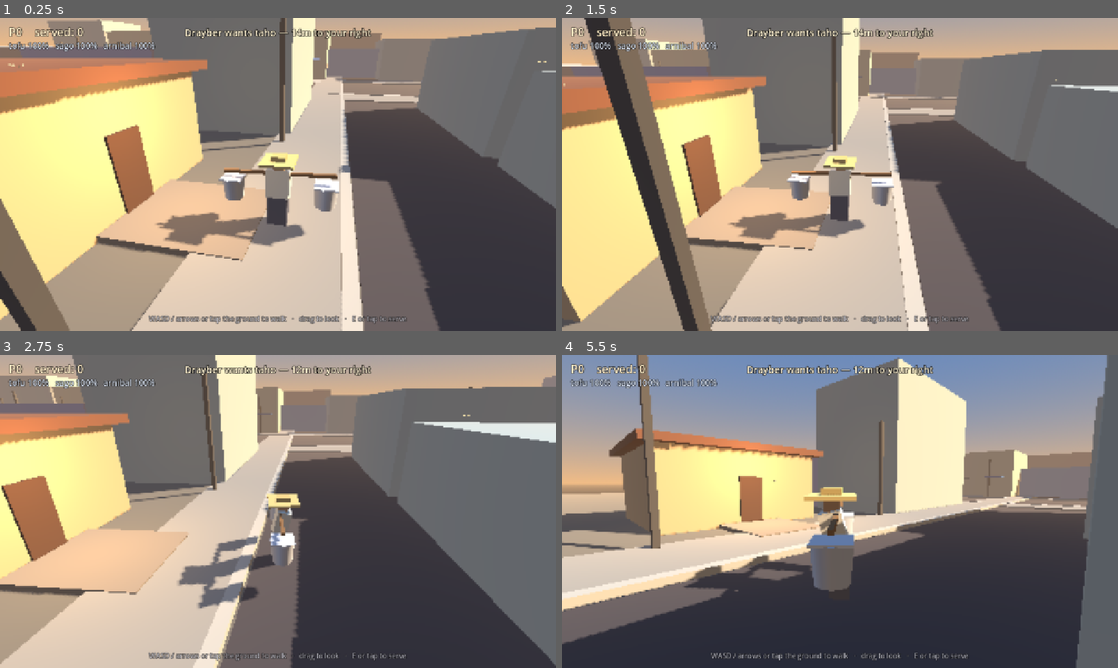
Above: before the commit, frames 1-4 (two rows, left to right).
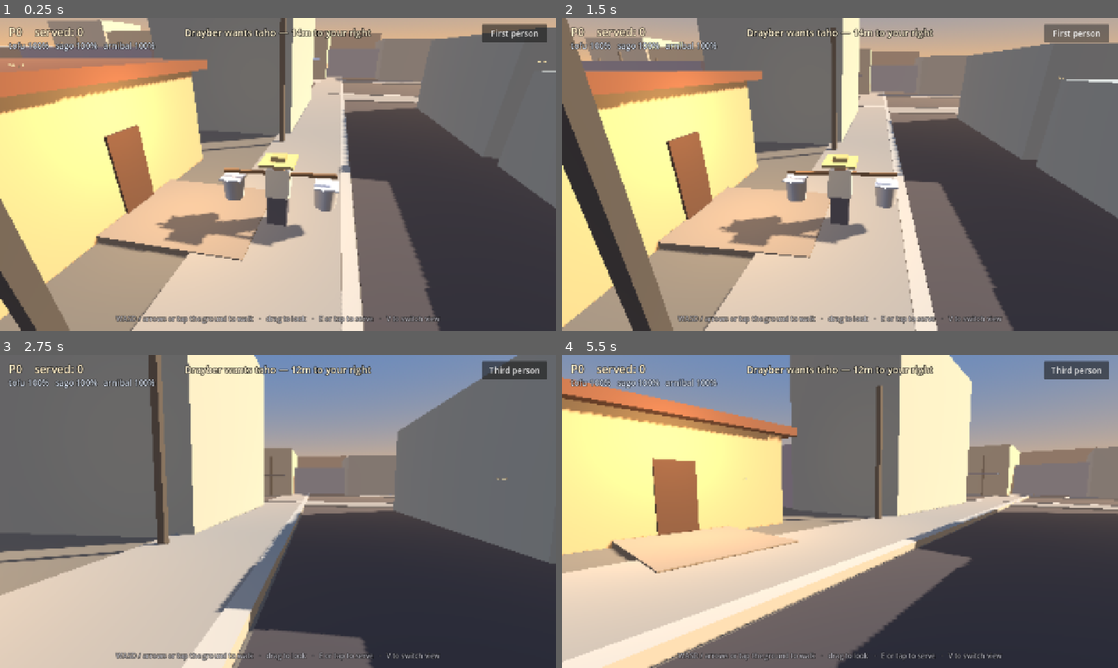
Above: after the commit, the same moments.

Repository: StanleighMorales/taho-simulator
Game: Godot game, scene res://scenes/main.tscn
Two runs of this game, one before a commit and one after it. Both use one fixed random seed, a clock stepped at 60 frames per second and the inputs below.
Inputs (mouse positions are in pixels of both pictures, inside the frame that each line leads up to):
- Up to frame 1 (0.25 s): no input
- Up to frame 2 (1.5 s): click (1079, 33) at 0.5 s, where only the run after the commit has a clickable "First person"; click (1079, 33) at 1.25 s, where only the run after the commit has a clickable "Third person"
- Up to frame 3 (2.75 s): tap Enter at 2 s; move the mouse to (400, 495) at 2.02 s; hold D (walk_right) from 2.03 s (still down); hold E (interact) from 2.03 s (still down); click (400, 495) at 2.17 s; tap V (toggle_view, bound only after the commit) at 2.3 s
- Up to frame 4 (5.5 s): release D (walk_right) at 2.75 s; release E (interact) at 2.75 s; tap Enter every 0.75 s from 2.75 to 5 s; drag from (728, 527) to (812, 574) at 2.77 s; move the mouse to (895, 442) at 3.52 s; hold D (walk_right) 3.53-4.25 s; hold E (interact) 3.53-4.25 s; click (895, 442) at 3.67 s; tap V (toggle_view, bound only after the commit) at 3.8, 5.3 s; drag from (812, 574) to (673, 464) at 4.27 s; move the mouse to (1006, 558) at 5.02 s; hold A (walk_left) from 5.03 s (still down); hold E (interact) from 5.03 s (still down); click (1006, 558) at 5.17 s

The runs differ from the first frame. In frame 1, 1.3% of the frame differs, in the area x 20-99%, y 1-98%; in frame 2, 27%; in frame 3, 52%; in frame 4, 53%, in the area x 0-100%, y 0-100%.

Commit message:
Let Lolo Ben look through his own eyes
V, or the button in the top right for phones, swaps the follow camera
for first person. The eyes sit at 1.5m under the hat brim and bob with
the walk, since the rig's bob is already there to borrow.

Nothing else about walking changes: drag to look, keys walk where you
face, tap the ground to walk there. The same yaw and pitch drive both
cameras, so switching keeps the heading. The tilt resets, though,
because a good orbit angle stares at the pavement from his eyes, and
first person gets more room to look up and down.

His body switches to shadow-only rather than hidden, so it is out of the
way of the camera but still throws a shadow. The button never takes
focus, so Space still serves. The serving view keeps its own camera.

Tests: 30 town assertions (3 new, on the eye position and the body
getting out of the way and back).

Diff:
--- a/project.godot
+++ b/project.godot
@@ -58,6 +58,11 @@
 , Object(InputEventKey,"resource_local_to_scene":false,"resource_name":"","device":-1,"window_id":0,"alt_pressed":false …(181 unchanged characters)…
 ]
 }
+toggle_view={
+"deadzone": 0.2,
+"events": [Object(InputEventKey,"resource_local_to_scene":false,"resource_name":"","device":-1,"window_id":0,"alt_pressed":false,"shift_pressed":false,"ctrl_pressed":false,"meta_pressed":false,"pressed":false,"keycode":0,"physical_keycode":86,"key_label":0,"unicode":0,"location":0,"echo":false,"script":null)
+]
+}
 
 [physics]
 
--- a/scenes/main.gd
+++ b/scenes/main.gd
@@ -33,6 +33,7 @@
 @onready var _compass: Label = $HUD/Compass
 @onready var _toast: Label = $HUD/Toast
 @onready var _controls: Label = $HUD/Controls
+@onready var _view: Button = $HUD/View
 
 var _town_env: WorldEnvironment
 var _serve_env: WorldEnvironment
@@ -54,7 +55,9 @@
 	_serve_environment = _serve_env.environment
 	_serve_env.environment = null
 
-	_controls.text = "WASD / arrows or tap the ground to walk   ·   drag to look   ·   E or tap to serve"
+	# The button is the phone's way to switch view; `V` is the keyboard's.
+	_view.pressed.connect(_player.toggle_view)
+	_controls.text = "WASD / arrows or tap the ground to walk   ·   drag to look   ·   E or tap to serve   ·   V to switch view"
 	for i in WAITING:
 		_spawn_customer()
 	_refresh_hud()
@@ -80,6 +83,7 @@
 		_respawn_t = 0.0
 
 	_target = _nearest_waiting(3.4)
+	_view.text = "Third person" if _player.first_person else "First person"
 	_refresh_prompt()
 	_refresh_compass()
 
--- a/scenes/main.tscn
+++ b/scenes/main.tscn
@@ -88,12 +88,25 @@
 anchor_top = 1.0
 anchor_right = 0.5
 anchor_bottom = 1.0
-offset_left = -420.0
+offset_left = -540.0
 offset_top = -40.0
-offset_right = 420.0
+offset_right = 540.0
 offset_bottom = -12.0
 theme_override_colors/font_color = Color(0.82, 0.82, 0.86, 0.75)
 theme_override_colors/font_outline_color = Color(0, 0, 0, 0.6)
 theme_override_constants/outline_size = 5
 theme_override_font_sizes/font_size = 16
 horizontal_alignment = 1
+
+[node name="View" type="Button" parent="HUD"]
+anchors_preset = 1
+anchor_left = 1.0
+anchor_right = 1.0
+offset_left = -170.0
+offset_top = 14.0
+offset_right = -20.0
+offset_bottom = 56.0
+grow_horizontal = 0
+focus_mode = 0
+theme_override_font_sizes/font_size = 19
+text = "First person"
--- a/scenes/player/player.gd
+++ b/scenes/player/player.gd
@@ -7,6 +7,9 @@
 ## there. A drag orbits the camera, a tap walks — separated by a small pixel
 ## threshold, so neither gesture steals the other.
 ##
+## `V` (or the HUD button) swaps the follow camera for Lolo Ben's own eyes.
+## Everything else stays the same: drag to look, keys walk where you face.
+##
 ## The physics is a capsule against walls, nothing more. No ragdoll, no
 ## slopes worth the name.
 
@@ -24,6 +27,12 @@
 const CAM_FOCUS := 1.35
 const PITCH_MIN := -46.0
 const PITCH_MAX := -6.0
+
+## First person: eyes just under the hat brim, and more room to look up and
+## down than the orbit has.
+const EYE_HEIGHT := 1.5
+const FP_PITCH_MIN := -70.0
+const FP_PITCH_MAX := 60.0
 
 ## True while the serving view has the screen; the player stands still and
 ## ignores input without having to be removed from the tree.
@@ -42,6 +51,7 @@
 var _drag_moved := 0.0
 var _bob := 0.0
 var _distance := CAM_DISTANCE
+var first_person := false
 
 @onready var _camera: Camera3D = $Camera3D
 @onready var _rig: Node3D = $Rig
@@ -58,6 +68,17 @@
 
 func camera() -> Camera3D:
 	return _camera
+
+
+## Swap between the follow camera and his own eyes. The heading carries over;
+## the tilt starts fresh, because a good orbit angle stares at the pavement
+## from his eyes. His body stays for its shadow, but out of the way of them.
+func toggle_view() -> void:
+	first_person = not first_person
+	_pitch = -6.0 if first_person else -22.0
+	for mesh in _rig.get_children():
+		mesh.cast_shadow = GeometryInstance3D.SHADOW_CASTING_SETTING_SHADOWS_ONLY \
+			if first_person else GeometryInstance3D.SHADOW_CASTING_SETTING_ON
 
 
 func _physics_process(delta: float) -> void:
@@ -117,6 +138,10 @@
 
 	if event.is_action_pressed("interact"):
 		interact_pressed.emit()
+		return
+
+	if event.is_action_pressed("toggle_view"):
+		toggle_view()
 		return
 
 	if event is InputEventMouseButton and event.button_index == MOUSE_BUTTON_LEFT:
@@ -132,7 +157,9 @@
 		_drag_moved += event.relative.length()
 		if _drag_moved > TAP_SLOP:
 			_yaw -= event.relative.x * 0.25
-			_pitch = clampf(_pitch - event.relative.y * 0.15, PITCH_MIN, PITCH_MAX)
+			var lo := FP_PITCH_MIN if first_person else PITCH_MIN
+			var hi := FP_PITCH_MAX if first_person else PITCH_MAX
+			_pitch = clampf(_pitch - event.relative.y * 0.15, lo, hi)
 	elif event is InputEventMouseButton and event.pressed:
 		var zoom := 0.0
 		if event.button_index == MOUSE_BUTTON_WHEEL_UP:
@@ -162,12 +189,21 @@
 
 
 ## Orbit the player at `_yaw` / `_pitch`, pulling in if a building is in the
-## way so the view never ends up inside a wall.
+## way so the view never ends up inside a wall. In first person the same angles
+## aim his eyes instead, so switching keeps the way you were facing.
 func _place_camera(weight: float) -> void:
-	var focus := global_position + Vector3(0.0, CAM_FOCUS, 0.0)
 	var yaw := deg_to_rad(_yaw)
 	var pitch := deg_to_rad(_pitch)
 	var dir := Vector3(sin(yaw) * cos(pitch), -sin(pitch), cos(yaw) * cos(pitch))
+
+	if first_person:
+		# The rig's walk bob is his head bob too.
+		var eye := global_position + Vector3(0.0, EYE_HEIGHT + _rig.position.y, 0.0)
+		_camera.global_position = eye
+		_camera.look_at(eye - dir, Vector3.UP)
+		return
+
+	var focus := global_position + Vector3(0.0, CAM_FOCUS, 0.0)
 
 	var distance := _distance
 	var query := PhysicsRayQueryParameters3D.create(focus, focus + dir * (_distance + 0.4))
--- a/tests/run_town_tests.gd
+++ b/tests/run_town_tests.gd
@@ -57,6 +57,18 @@
 				_player.global_position.distance_to(_town.home_position) < 10.0)
 			_check("roaming camera is the active one", _player.camera().is_current())
 
+			_section("first person")
+			var body: GeometryInstance3D = _player.get_node("Rig").get_child(0)
+			_player.toggle_view()
+			_player._place_camera(1.0)
+			var eye: Vector3 = _player.global_position + Vector3(0, _player.EYE_HEIGHT, 0)
+			_check("the camera moves to his eyes",
+				_player.camera().global_position.distance_to(eye) < 0.1)
+			_check("his body only casts a shadow, so it is not in the way",
+				body.cast_shadow == GeometryInstance3D.SHADOW_CASTING_SETTING_SHADOWS_ONLY)
+			_player.toggle_view()
+			_check("switching back shows him again",
+				body.cast_shadow == GeometryInstance3D.SHADOW_CASTING_SETTING_ON)
 			_wait = SETTLE
 
 		1:
